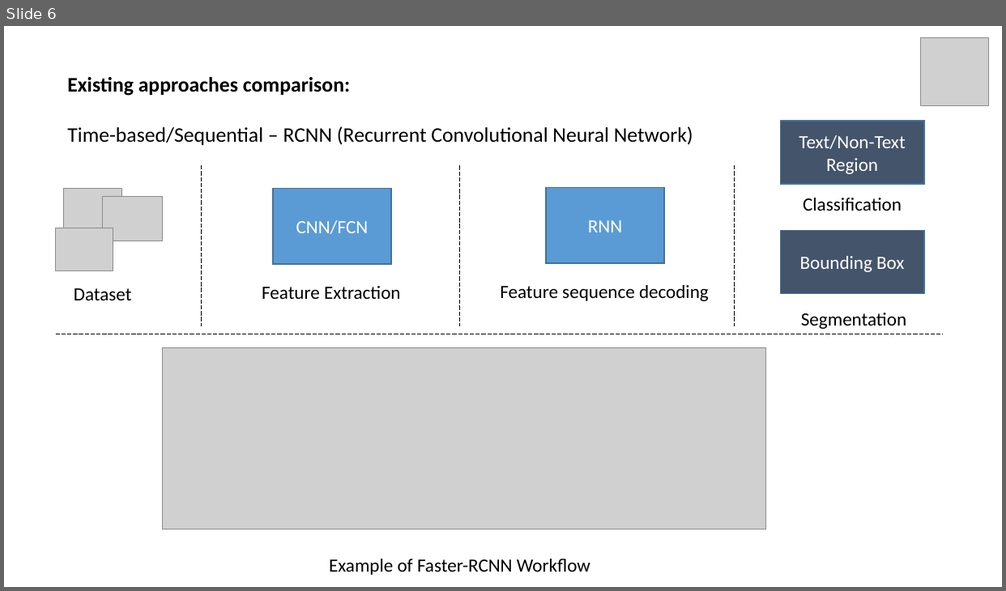
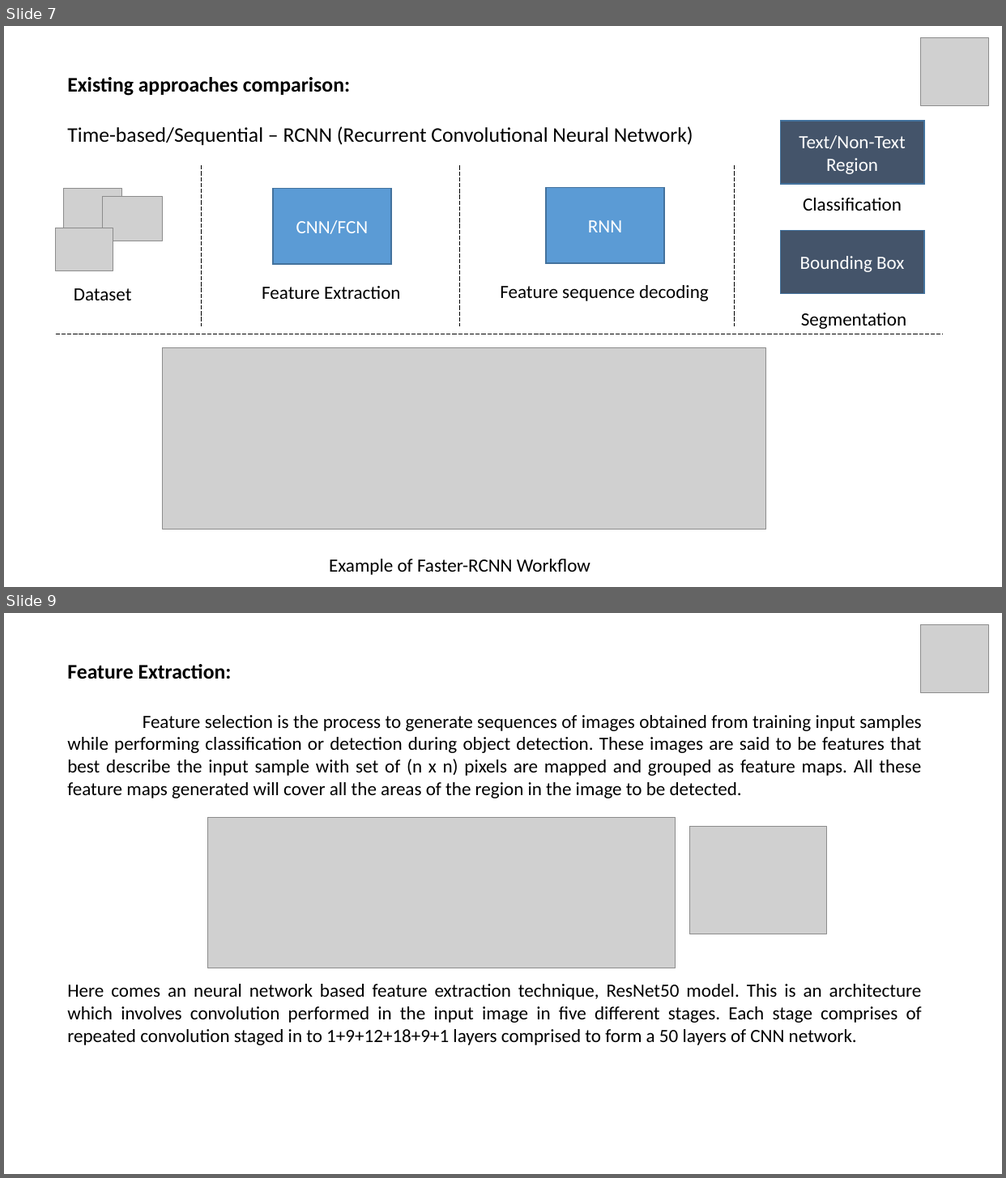
Before and after one commit to GustovalleyTechnovations/Text-Segmentation, a slide deck: Documents/Study/Project_Presentation.pptx. Shown one above the other, each under a label of ours: slide 6 before the commit, slides 7 and 9 after it; the slides between them are not shown. The pictures are 1006x591 and 1006x1178 pixels, drawn with LibreOffice and Linux fonts; fonts in the diff are those of the drawing; grey boxes stand for pictures. Boxes give left, top, right and bottom in pixels: in the first picture for what was removed or moved away, otherwise in the second. Text is boxed around its words. In the diff, an @@ line names an element or a change of style, - is before the commit and + after.

Commit message:
Project ppt and Ref images has been updated.

```diff
--- a/Documents/Study/Project_Presentation.pptx
+++ b/Documents/Study/Project_Presentation.pptx
@@ slide 9 added at <box>4,613,1002,1174</box>, background #FFFFFF @@
@@ picture added at <box>921,624,989,692</box> @@
@@ text added at <box>67,664,232,679</box>, 20 pt, text #000000, bold @@
+Feature Extraction:
@@ text added at <box>67,715,922,1046</box>, 18 pt, text #000000 @@
+Feature selection is the process to generate sequences of images obtained from training input samples while performing classification or detection during object detection. These images are said to be features that best describe the input sample with set of (n x n) pixels are mapped and grouped as feature maps. All these feature maps generated will cover all the areas of the region in the image to be detected.
+Here comes an neural network based feature extraction technique, ResNet50 model. This is an architecture which involves convolution performed in the input image in five different stages. Each stage comprises of repeated convolution staged in to 1+9+12+18+9+1 layers comprised to form a 50 layers of CNN network.
@@ picture added at <box>207,818,675,969</box> @@
@@ picture added at <box>690,826,827,934</box> @@
@@ what was slide 6 is now slide 7 @@
```
Also in this commit, not shown: 5 slides changed, 9 other slides added, 9 other files.
